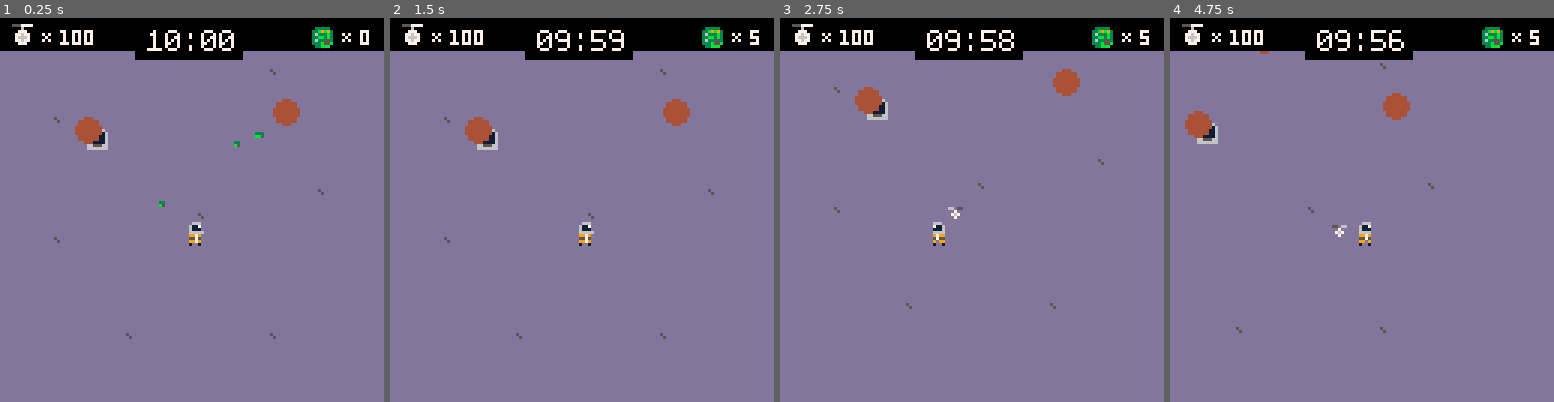
Above: before the commit, frames 1-4 (left to right).
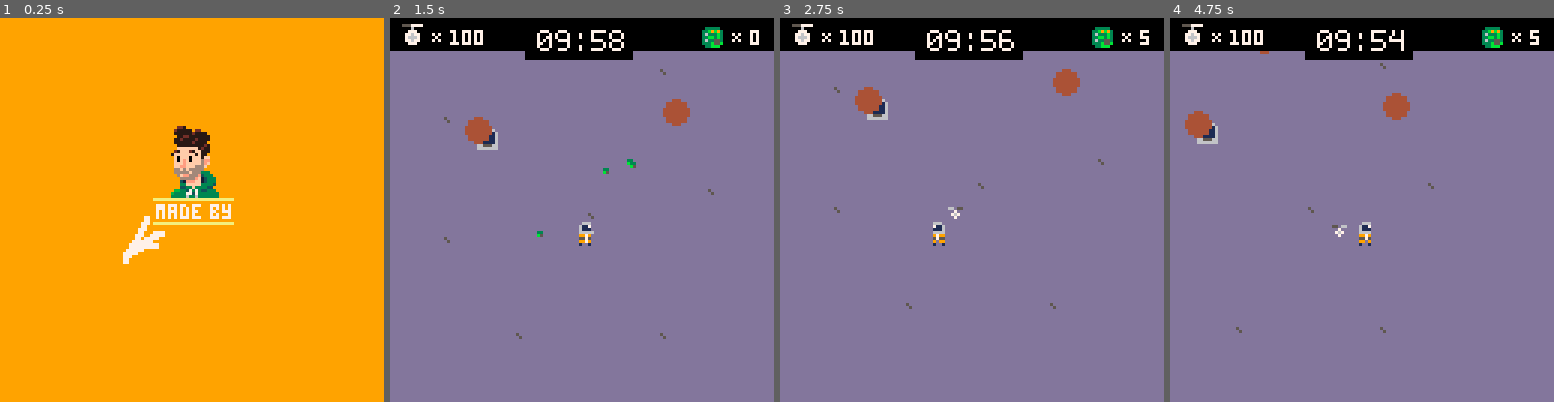
Above: after the commit, the same moments.

Repository: kevinthompson/moonbreak-p8
Game: PICO-8 cartridge moonbreak.p8
Same seed, same stepped clock (60 frames per second), same inputs: the game is played once before the commit and once after it.
Inputs:
- Up to frame 1 (0.25 s): no input
- Up to frame 2 (1.5 s): tap O (Z key) at 0.33, 0.7, 1.43 s; tap X (X key) at 1.07 s
- Up to frame 3 (2.75 s): hold Left 1.97-2.37 s; tap X (X key) at 2.07, 2.4, 2.73 s; tap O (Z key) at 2.22 s; hold Down from 2.42 s (still down)
- Up to frame 4 (4.75 s): release Down at 2.82 s; hold Right 2.87-3.53 s; tap X (X key) every 0.33 s from 3.07 to 4.73 s; tap O (Z key) at 3.1, 3.98 s; hold Up 3.58-4.08 s; hold Right 4.13-4.53 s; hold Down from 4.58 s (still down)

The runs differ from the first frame. In frame 1, 100% of the frame differs, in the area x 0-100%, y 0-100%; in frame 2, 0.2%; in frame 3, 0.1%; in frame 4, 0.2%.

Commit message:
chore: add wait helper

Diff:
--- a/scripts/main.lua
+++ b/scripts/main.lua
@@ -1,6 +1,6 @@
 function _init()
   log("Initializing...", true)
-  scene:load(game)
+  scene:load(splash)
 end
 
 function _update60()
--- a/scripts/scenes/scene.lua
+++ b/scripts/scenes/scene.lua
@@ -1,9 +1,7 @@
 scene=gameobject:extend({
-  load = function(_ENV,new_scene)
-    if current != new_scene then
-      if (current) current:destroy()
-      current = new_scene
-      current:init()
-    end
+  load = function(_ENV,scene_class)
+    if (current) current:destroy()
+    current = scene_class:new()
+    current:init()
   end,
 })
--- a/scripts/scenes/splash.lua
+++ b/scripts/scenes/splash.lua
@@ -1,42 +1,48 @@
 splash = scene:extend({
   init = function(_ENV)
+    -- setup camera and background
     if (peek(0x5f2c)==3) camera(31,28)
     pal(split("129,128,131,132,134,6,7,139,9,135,3,12,137,143,15,0"),1)
     cls(9)
+
+    -- draw avatar
     local avatar="99442999999999999422222944999999922222242222999999224422222229999224222242222999922222242222999999222 …(284 unchanged characters)…
-    for i=1,#avatar do
-      pset(57+(i-1)%16,36+(i-1)\16,tonum(avatar[i],0x1))
+    for i = 1, #avatar do
+      pset(57+(i-1)%16,36+(i-1)\16, tonum(avatar[i],0x1))
     end
 
+    -- draw by line
     line(51,60,77,60,10)
     ? "made",52,62,7
     ? "by",70,62,7
     line(51,68,77,68,10)
+
+    -- play jingle
     sfx(63)
+
+    -- call name drawing function
     async:call(function()
-      local wgt=1
-      local points=split("49,66;45,74;41,80,1;44,77;53,71,1;44,77;50,75;51,75,0;52,76,1;55,76;56,74;55,76;59,76,0;60,75;61,74,1;62,76,0;64,76,0;65,74,1;65,76;68,75;72,74;73,76;79,76,0;82,75;84,73",";")
-      local current=split(points[1])
+      local weight = 1
+      local points = split("49,66;45,74;41,80,1;44,77;53,71,1;44,77;50,75;51,75,0;52,76,1;55,76;56,74;55,76;59,76,0;60,75;61,74,1;62,76,0;64,76,0;65,74,1;65,76;68,75;72,74;73,76;79,76,0;82,75;84,73",";")
+      local current = split(points[1])
 
-      for pi=2,#points do
-        local	point=split(points[pi])
-        local steps=45
+      for pi = 2, #points do
+        local	point = split(points[pi])
+        local steps = 45
 
         for i=1,steps do
-          local x=lerp(current[1],point[1],i/steps)
-          local y=lerp(current[2],point[2],i/steps)
-          wgt=current[3] or wgt
-          rectfill(x,y,x+wgt,y+wgt,7)
+          local x = lerp(current[1], point[1], i/steps)
+          local y = lerp(current[2], point[2], i/steps)
+          weight = current[3] or weight
+          rectfill(x, y, x + weight, y + weight, 7)
 
-          if (i%20==0)	yield()
+          if (i%20==0) yield()
         end
 
-        current=point
+        current = point
       end
 
-      for i=1,30 do
-        yield()
-      end
+      wait(30)
 
       pal()
       scene:load(game)
--- a/scripts/utilities/helpers.lua
+++ b/scripts/utilities/helpers.lua
@@ -44,3 +44,9 @@
 function lerp(a,b,t)
   return a+(b-a)*t
 end
+
+function wait(frames)
+  for i=1,frames do
+    yield()
+  end
+end
